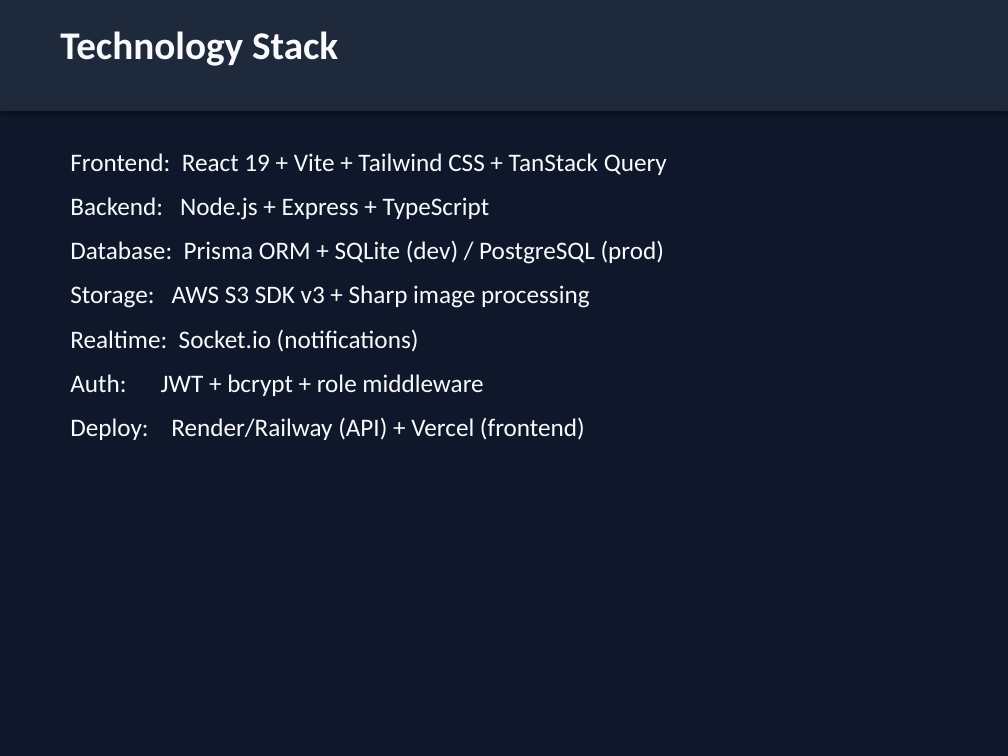
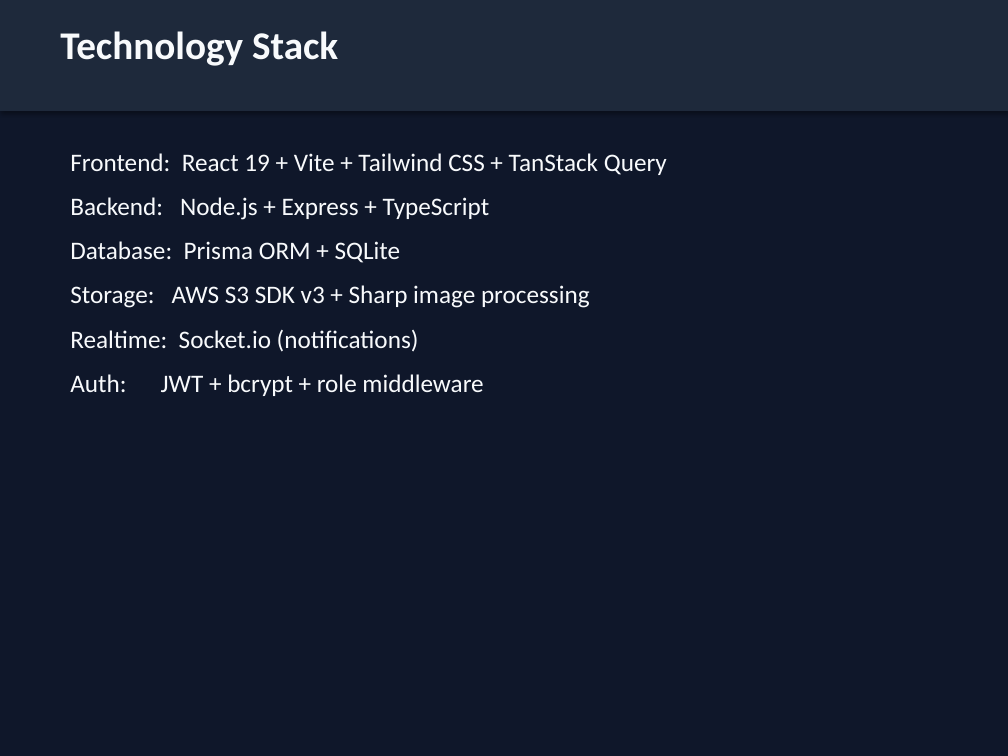
Before and after one commit to QuantumHexa/CIG_project, a slide deck: slide 11 of docs/CIG_Project_Presentation.pptx. Drawn at 1008x756 pixels with LibreOffice and Linux fonts; fonts in the diff are those of the drawing. Boxes give left, top, right and bottom in pixels: in the first picture for what was removed or moved away, otherwise in the second. Text is boxed around its words. In the diff, an @@ line names an element or a change of style, - is before the commit and + after.

```diff
--- a/docs/CIG_Project_Presentation.pptx
+++ b/docs/CIG_Project_Presentation.pptx
@@ text at (70, 241, 401, 263): text changed @@
-Database: Prisma ORM + SQLite (dev) / PostgreSQL (prod)
+Database: Prisma ORM + SQLite
@@ text at (70, 417, 585, 440): paragraph removed @@
-Deploy: Render/Railway (API) + Vercel (frontend)
```
Also in this commit, not shown: 1 other slide changed, 15 other files.
